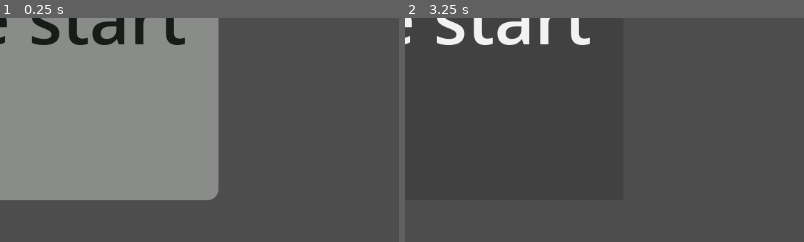
Above: before the commit, frames 1-2 (left to right).
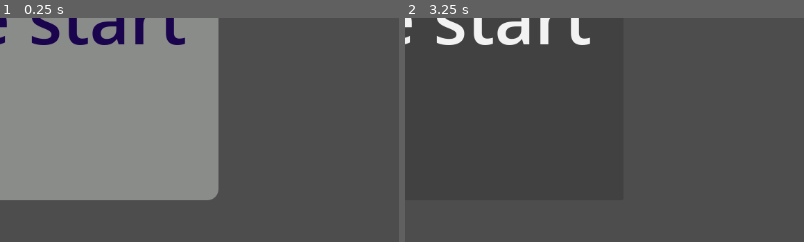
Above: after the commit, the same moments.

Repository: DeltaLyra/WitchIllusionGame
Game: Godot game, scene res://main_menu.tscn
Same seed, same stepped clock (60 frames per second), same inputs: the game is played once before the commit and once after it. This scene is started directly instead of the project's main scene.
Inputs (mouse positions are % of the whole screen's width and height, from its top left):
- Up to frame 1 (0.25 s): no input
- Up to frame 2 (3.25 s): tap Enter at 0.5, 2 s; move the mouse to (72, 45) at 0.52 s; press the mouse at (72, 45) at 0.53 s; hold Right (MoveRight) 0.53-1.25 s; release the mouse at (72, 45) at 1.25 s; tap Space at 1.25, 2.75 s; drag from (30, 55) to (45, 70) at 1.27 s; move the mouse to (60, 28) at 2.02 s; press the mouse at (60, 28) at 2.03 s; hold Right (MoveRight) 2.03-2.75 s; release the mouse at (60, 28) at 2.75 s; drag from (45, 70) to (20, 35) at 2.77 s
The pictures show only the part of the screen within x 0-50%, y 0-50%; the shares and areas given below are measured in that part.

The runs differ from the first frame. In frame 1, 2.0% of the frame differs, in the area x 0-47%, y 0-13%; in frame 2, nothing differs.

Commit message:
Update main_menu.tscn

Diff:
--- a/gamejamgame/main_menu.tscn
+++ b/gamejamgame/main_menu.tscn
@@ -16,7 +16,8 @@
 offset_top = -263.0
 offset_right = 315.0
 offset_bottom = 263.0
-theme_override_colors/font_color = Color(0.09614309, 0.11063365, 0.09402045, 1)
+theme_override_colors/font_color = Color(0.10665668, 0.01695437, 0.30705753, 1)
+theme_override_colors/icon_focus_color = Color(1, 1, 0.25882354, 1)
 theme_override_font_sizes/font_size = 100
 theme_override_styles/normal = SubResource("StyleBoxFlat_rhts7")
 text = "Game start"
